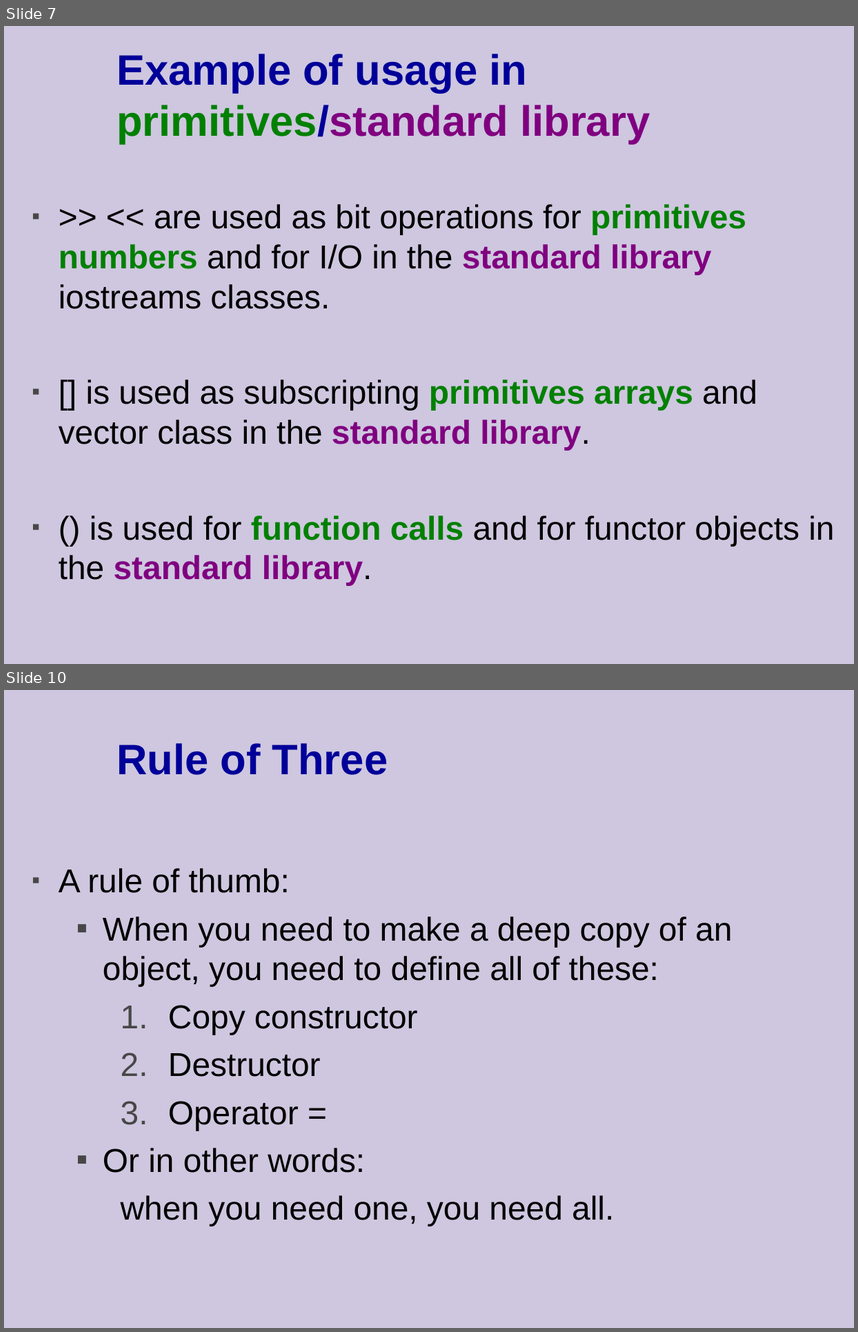
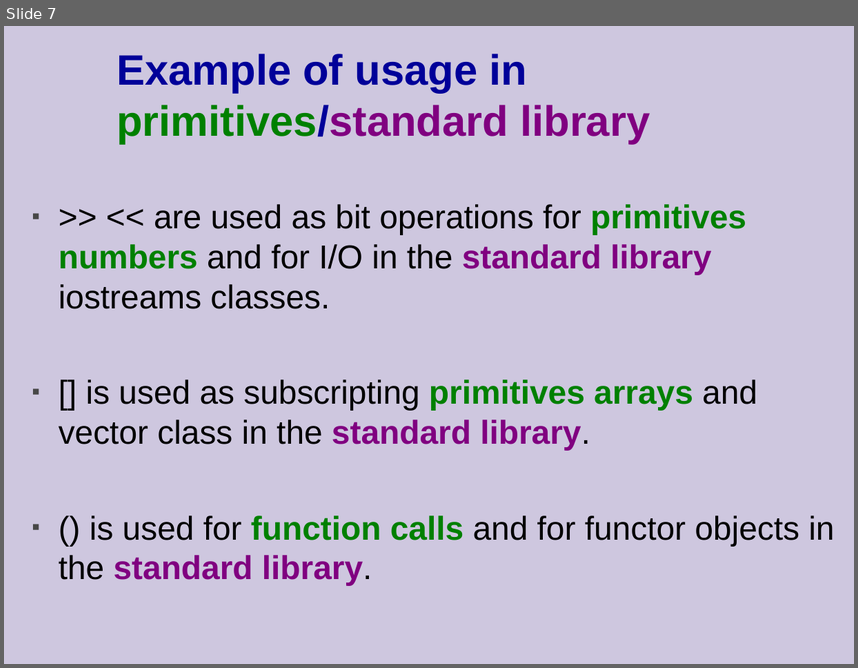
Before and after one commit to cpp-at-ariel/cpp-5778, a slide deck: week04-operator-overloading/slides.odp. Shown one above the other, each under a label of ours: slides 7 and 10 before the commit, slide 7 after it; the slides between them are not shown. The pictures are 858x1332 and 858x668 pixels, drawn with LibreOffice and Linux fonts; fonts in the diff are those of the drawing. Boxes give left, top, right and bottom in pixels: in the first picture for what was removed or moved away, otherwise in the second. Text is boxed around its words. In the diff, an @@ line names an element or a change of style, - is before the commit and + after.

```diff
--- a/week04-operator-overloading/slides.odp
+++ b/week04-operator-overloading/slides.odp
@@ slide 10 removed at (4, 690, 854, 1328), background #CEC7DF @@
@@ title removed at (116, 743, 388, 775) @@
-Rule of Three
@@ text removed at (59, 868, 732, 1226) @@
-▪ A rule of thumb:
-  ▪ When you need to make a deep copy of an object, you need to define all of these:
-    1. Copy constructor
-    2. Destructor
-    3. Operator =
-  ▪ Or in other words:
-when you need one, you need all.
```
Also in this commit, not shown: 3 slides changed, 19 other slides removed, 38 other files.
